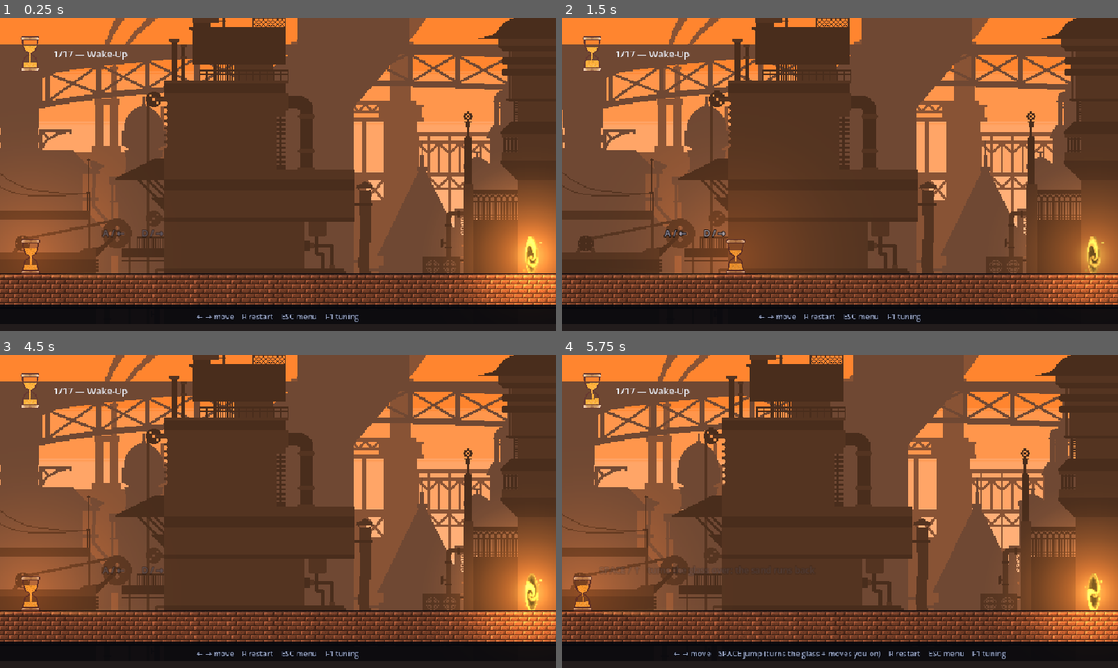
Above: before the commit, frames 1-4 (two rows, left to right).
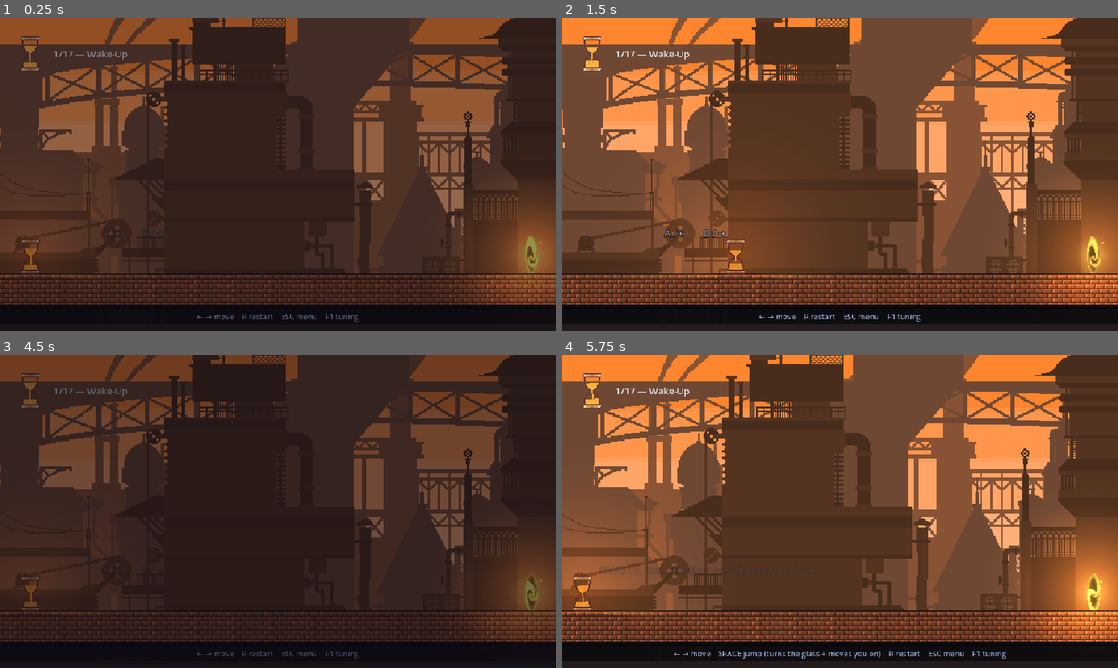
Above: after the commit, the same moments.

Repository: Athryell/GMTK-Game-Jam-2026
Game: Godot game, scene res://scenes/main.tscn
Same seed, same stepped clock (60 frames per second), same inputs: the game is played once before the commit and once after it. Sound files missing from this copy of the repository are replaced by a short silence.
Inputs:
- Up to frame 1 (0.25 s): no input
- Up to frame 2 (1.5 s): hold Right (move_right) from 0.53 s (still down); tap Space (jump) at 0.77 s
- Up to frame 3 (4.5 s): tap Space (jump) at 1.52, 3.02, 3.77 s; release Right (move_right) at 2.03 s; hold Left (move_left) 2.03-2.78 s; hold Right (move_right) 2.78-4.25 s; tap Escape (menu) at 4.15 s; click "PLAY" at 4.25 s
- Up to frame 4 (5.75 s): hold Left (move_left) from 5.03 s (still down); tap Space (jump) at 5.27 s; tap R (restart) at 5.65 s

The runs differ from the first frame. In frame 1, 90% of the frame differs, in the area x 0-100%, y 0-98%; in frame 2, nothing differs; in frame 3, 92%; in frame 4, nothing differs.

Commit message:
Fade the screen out and back in between levels
The exit's sound goes with it: the swap now reads on its own.

Diff:
--- a/hourglass_hero_godot/scenes/main.tscn
+++ b/hourglass_hero_godot/scenes/main.tscn
@@ -6,6 +6,7 @@
 [ext_resource type="Script" uid="uid://bpnmrqm4rrcdj" path="res://scripts/fx/backdrop.gd" id="4_backdrop"]
 [ext_resource type="Script" uid="uid://bc74v0j7gldje" path="res://scripts/fx/camera_rig.gd" id="6_camera"]
 [ext_resource type="Script" uid="uid://bkc6p6ju874h" path="res://scripts/fx/cast_shadows.gd" id="7_shadow"]
+[ext_resource type="Script" path="res://scripts/fx/transition.gd" id="8_transition"]
 
 [node name="Main" type="Node2D" unique_id=1329204133]
 script = ExtResource("1_main")
@@ -27,4 +28,15 @@
 
 [node name="TuningPanel" parent="." unique_id=1285630088 instance=ExtResource("3_tuner")]
 
+[node name="Transition" type="CanvasLayer" parent="."]
+layer = 3
+script = ExtResource("8_transition")
+
+[node name="Veil" type="ColorRect" parent="Transition"]
+anchors_preset = 15
+anchor_right = 1.0
+anchor_bottom = 1.0
+mouse_filter = 2
+color = Color(0.051, 0.039, 0.078, 0)
+
 [node name="AudioStreamPlayer" type="AudioStreamPlayer" parent="." unique_id=2036332681]
--- /dev/null
+++ b/hourglass_hero_godot/scripts/fx/transition.gd
@@ -0,0 +1,42 @@
+## The wipe between levels: a full-screen curtain that closes on the exit and
+## opens on the level that follows.
+class_name Transition
+extends CanvasLayer
+
+## [constant Outline.INK], not pure black: the level goes out into the same dark
+## every shape in it is drawn against.
+const COLOUR := Outline.INK
+
+
+@onready var _veil: ColorRect = $Veil
+
+var _tween: Tween
+
+
+func _ready() -> void:
+	_veil.color = Color(COLOUR, 0.0)
+
+
+## Closes over `duration`, then holds until something opens it again.
+func close(duration: float) -> void:
+	_fade_to(1.0, duration)
+
+
+func open(duration: float) -> void:
+	_fade_to(0.0, duration)
+
+
+## Lifts the curtain at once — for a retry, where waiting to see the level again
+## is punishment rather than polish.
+func clear() -> void:
+	_fade_to(0.0, 0.0)
+
+
+func _fade_to(alpha: float, duration: float) -> void:
+	if _tween != null and _tween.is_valid():
+		_tween.kill()
+	if duration <= 0.0:
+		_veil.color = Color(COLOUR, alpha)
+		return
+	_tween = create_tween()
+	_tween.tween_property(_veil, "color", Color(COLOUR, alpha), duration)
--- a/hourglass_hero_godot/scripts/game_config.gd
+++ b/hourglass_hero_godot/scripts/game_config.gd
@@ -59,6 +59,10 @@
 @export_range(0.0, 12.0, 1.0) var next_outline_gap: float = 2.0
 ## How long the "level clear" screen stays up, in s.
 @export_range(0.1, 3.0, 0.1) var level_clear_delay: float = 0.9
+## How long the curtain takes to close on the exit, and to open on the level
+## that follows, in s. Held under `level_clear_delay`: the swap has to happen
+## behind a screen that is already covered.
+@export_range(0.0, 2.0, 0.05) var level_fade: float = 0.45
 ## How long the death screen stays up before the level restarts itself, in s.
 @export_range(0.1, 3.0, 0.1) var death_delay: float = 0.6
 
--- a/hourglass_hero_godot/scripts/main.gd
+++ b/hourglass_hero_godot/scripts/main.gd
@@ -11,11 +11,15 @@
 # Draws nothing: it hands every solid a light occluder.
 @onready var _shadows: CastShadows = $CastShadows
 @onready var _world_light: CanvasModulate = $WorldLight
+@onready var _transition: Transition = $Transition
 
 var _level: Level
 var _player: Player
 ## Countdown to the next level / retry. Zero while playing.
 var _advance_timer := 0.0
+## Set when the exit was reached, so the load that follows opens the curtain.
+## A retry never closed it, and must not fade in on nothing.
+var _entering_level := false
 
 
 func _ready() -> void:
@@ -26,6 +30,9 @@
 	# `start_level` arms the state (sand, plane, status); `_load_current_level`
 	# only instantiates the scene. Index comes from the menu, 0 when run standalone.
 	Game.start_level(Game.level_index)
+	# The menu hands over on a hard cut; come out of the dark like any other level.
+	_transition.close(0.0)
+	_entering_level = true
 	_load_current_level()
 
 
@@ -36,6 +43,7 @@
 
 	if Input.is_action_just_pressed("restart"):
 		Game.restart()
+		_transition.clear()
 		_load_current_level()
 		return
 
@@ -80,6 +88,11 @@
 	Audio.play_music("return_8_bit")
 	Game.announce_level(_level.level_name)
 
+	# Announced first: the level's name is already on the HUD as it comes into view.
+	if _entering_level:
+		_entering_level = false
+		_transition.open(Tuning.cfg.level_fade)
+
 
 ## Per-level rule overrides. Applied here, not in `Game.start_level`, which runs
 ## before the level scene exists.
@@ -106,8 +119,11 @@
 		Game.restart()
 	else:
 		Game.next_level()
-		# Run is over; nothing left to load.
+		# Run is over; nothing left to load, so the curtain has to lift on the
+		# victory screen instead.
 		if Game.status == Game.Status.VICTORY:
+			_entering_level = false
+			_transition.open(Tuning.cfg.level_fade)
 			return
 	_load_current_level()
 
@@ -125,6 +141,9 @@
 			_advance_timer = 0.0
 		Game.Status.LEVEL_CLEAR:
 			_advance_timer = Tuning.cfg.level_clear_delay
-			Audio.sfx("win")
+			_entering_level = true
+			# Closes well inside the delay, so the swap lands on a covered screen
+			# and the level that is leaving gets a beat of black after it.
+			_transition.close(minf(Tuning.cfg.level_fade, Tuning.cfg.level_clear_delay))
 		Game.Status.DEAD:
 			_advance_timer = Tuning.cfg.death_delay
